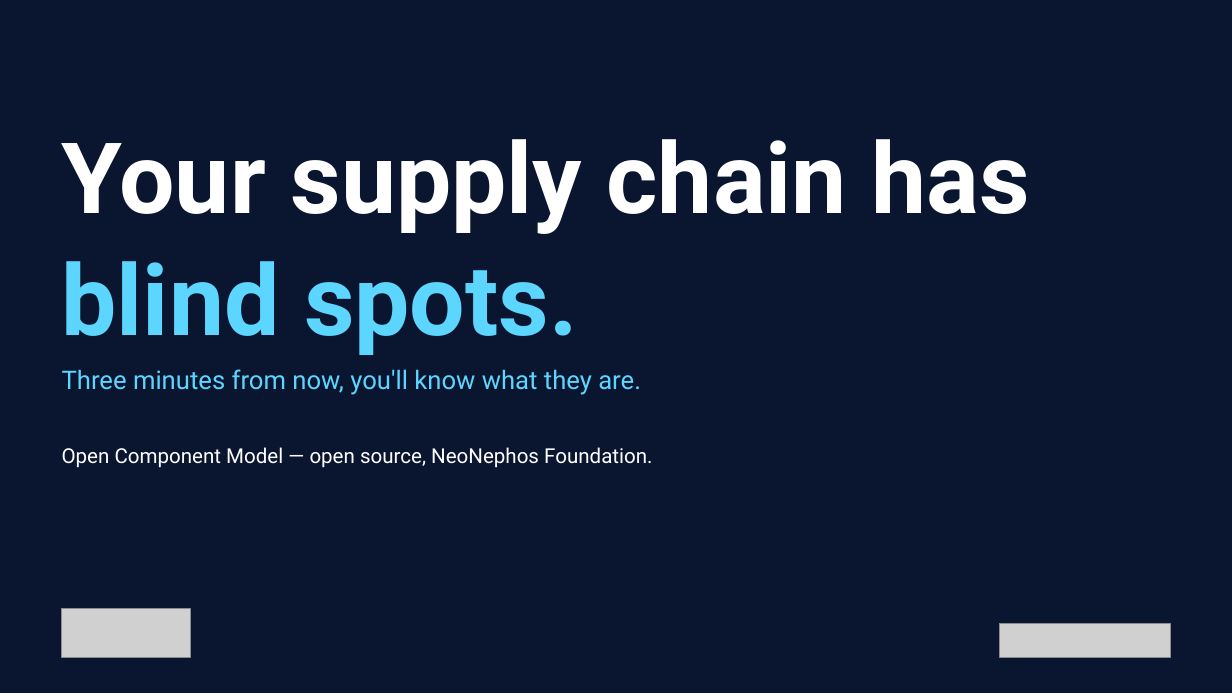
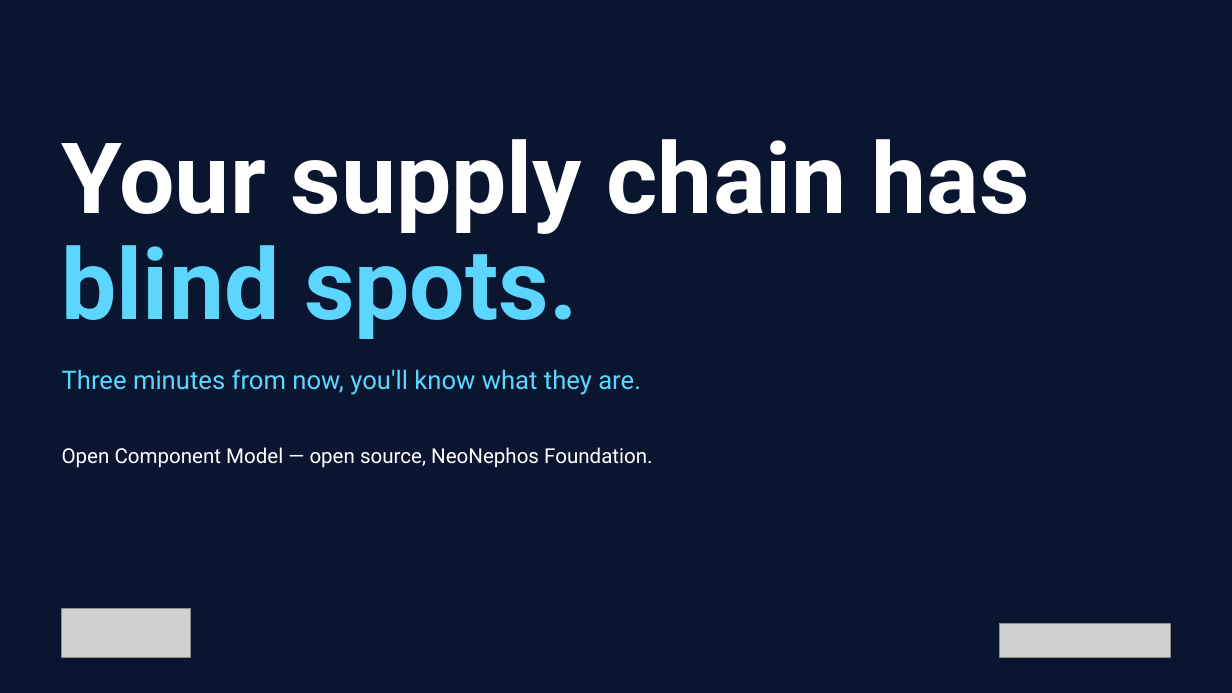
Before and after one commit to morri-son/open-component-model, a slide deck: slide 1 of docs/community/marketing/decks/exec-phase1/OCM-Sovereign-Delivery-Exec.pptx. Drawn at 1232x693 pixels with LibreOffice and Linux fonts; fonts in the diff are those of the drawing; grey boxes stand for pictures; background and template pictures are left out. Boxes give left, top, right and bottom in pixels: in the first picture for what was removed or moved away, otherwise in the second. Text is boxed around its words. In the diff, an @@ line names an element or a change of style, - is before the commit and + after.

```diff
--- a/docs/community/marketing/decks/exec-phase1/OCM-Sovereign-Delivery-Exec.pptx
+++ b/docs/community/marketing/decks/exec-phase1/OCM-Sovereign-Delivery-Exec.pptx
@@ text "blind spots." rewrapped from box(62, 261, 578, 355) to box(62, 230, 578, 339) @@
```
Also in this commit, not shown: 3 other slides changed, 1 slide added, 10 other files.
